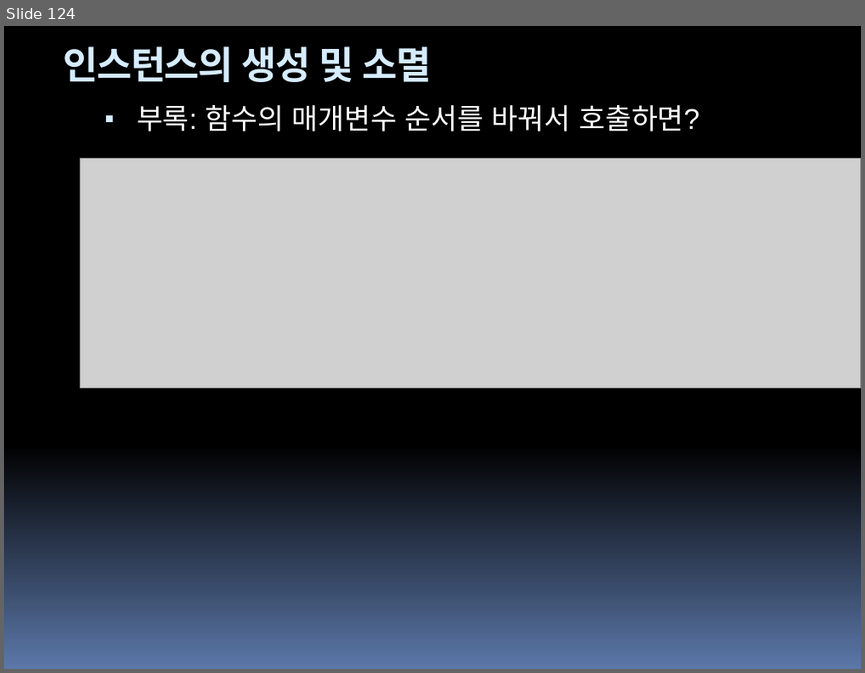
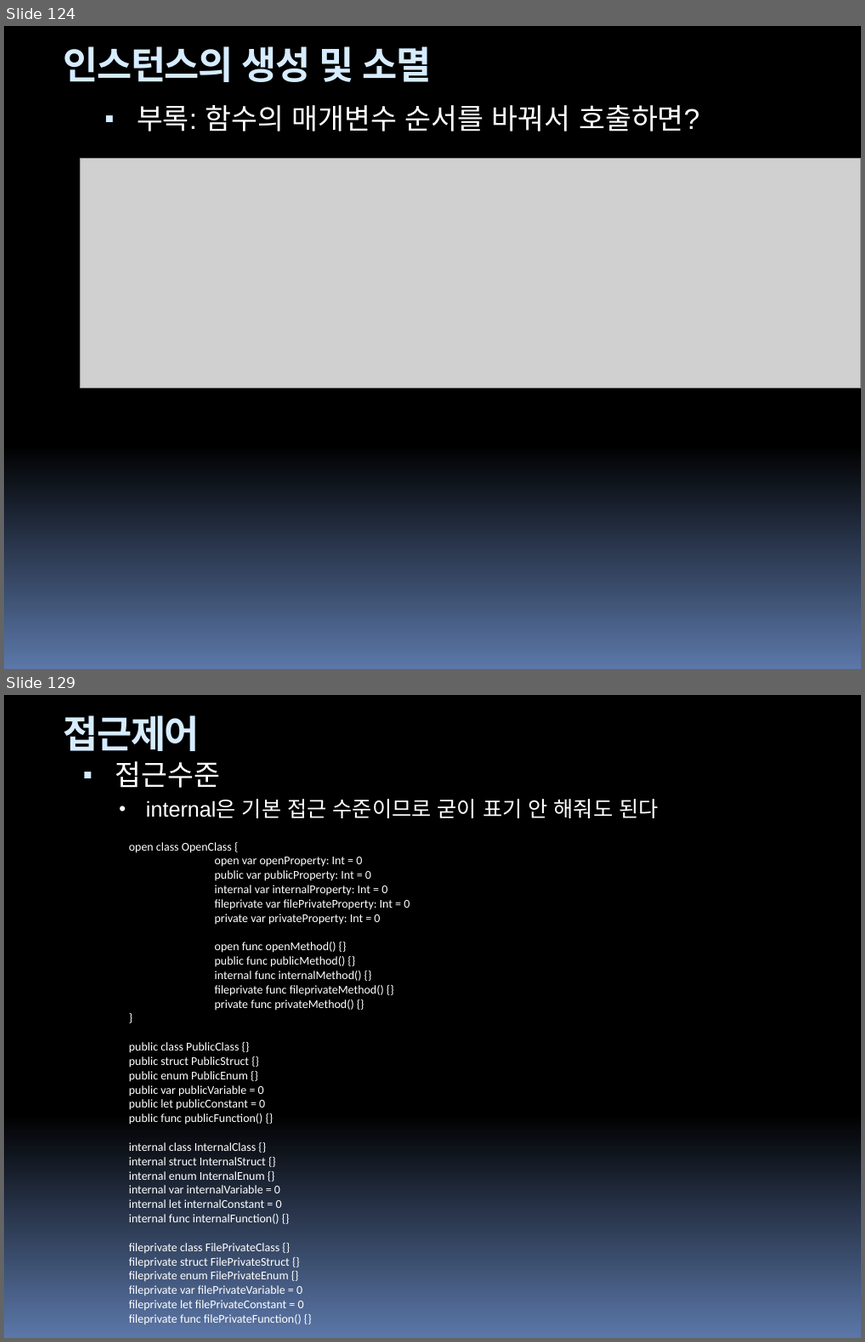
Before and after one commit to hounga13/helloSwift, a slide deck: Swift세미나자료.pptx. Shown one above the other, each under a label of ours: slide 124 before the commit, slides 124 and 129 after it; the slides between them are not shown. The pictures are 865x673 and 865x1342 pixels, drawn with LibreOffice and Linux fonts; fonts in the diff are those of the drawing; grey boxes stand for pictures. Boxes give left, top, right and bottom in pixels: in the first picture for what was removed or moved away, otherwise in the second. Text is boxed around its words. In the diff, an @@ line names an element or a change of style, - is before the commit and + after.

Commit message:
14장 접근제어

```diff
--- a/Swift세미나자료.pptx
+++ b/Swift세미나자료.pptx
@@ slide 129 added at (4,695,861,1338), background gradient #000000 to #5B77A8 @@
@@ text added at (63,715,200,751), 32 pt, text #D6ECFF, bold @@
+접근제어
@@ text added at (115,761,658,818), 18 pt, text #FFFFFF @@
+▪ 접근수준
+  • internal은 기본 접근 수준이므로 굳이 표기 안 해줘도 된다
@@ text added at (129,842,409,1324), 10 pt, text #FFFFFF @@
+open class OpenClass {
+open var openProperty: Int = 0
+public var publicProperty: Int = 0
+internal var internalProperty: Int = 0
+fileprivate var filePrivateProperty: Int = 0
+private var privateProperty: Int = 0
+open func openMethod() {}
+public func publicMethod() {}
+internal func internalMethod() {}
+fileprivate func fileprivateMethod() {}
+private func privateMethod() {}
+}
+public class PublicClass {}
+public struct PublicStruct {}
+public enum PublicEnum {}
+public var publicVariable = 0
+public let publicConstant = 0
+public func publicFunction() {}
+internal class InternalClass {}
+internal struct InternalStruct {}
+internal enum InternalEnum {}
+internal var internalVariable = 0
+internal let internalConstant = 0
+internal func internalFunction() {}
+fileprivate class FilePrivateClass {}
+fileprivate struct FilePrivateStruct {}
+fileprivate enum FilePrivateEnum {}
+fileprivate var filePrivateVariable = 0
+fileprivate let filePrivateConstant = 0
+fileprivate func filePrivateFunction() {}
```
Also in this commit, not shown: 6 slides changed, 4 other slides added.
